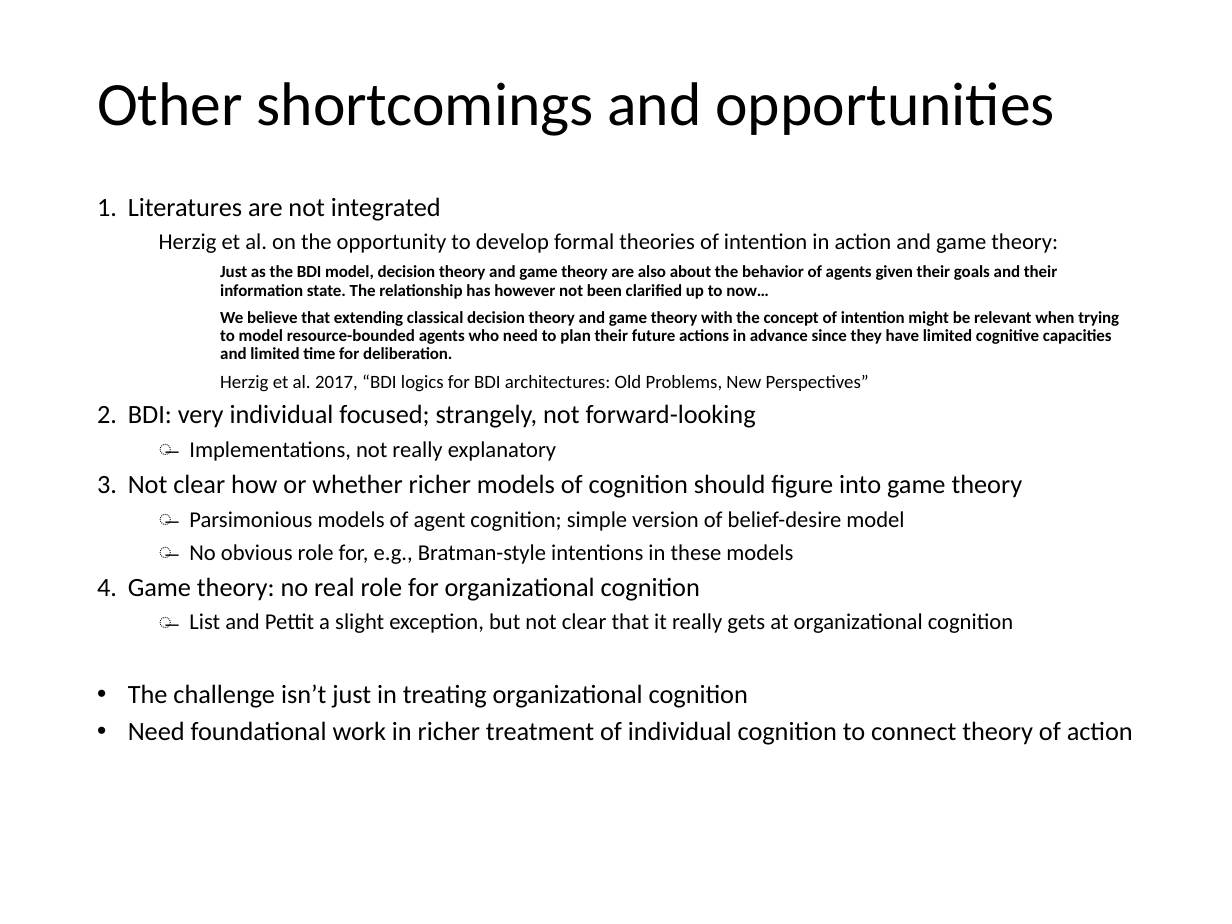
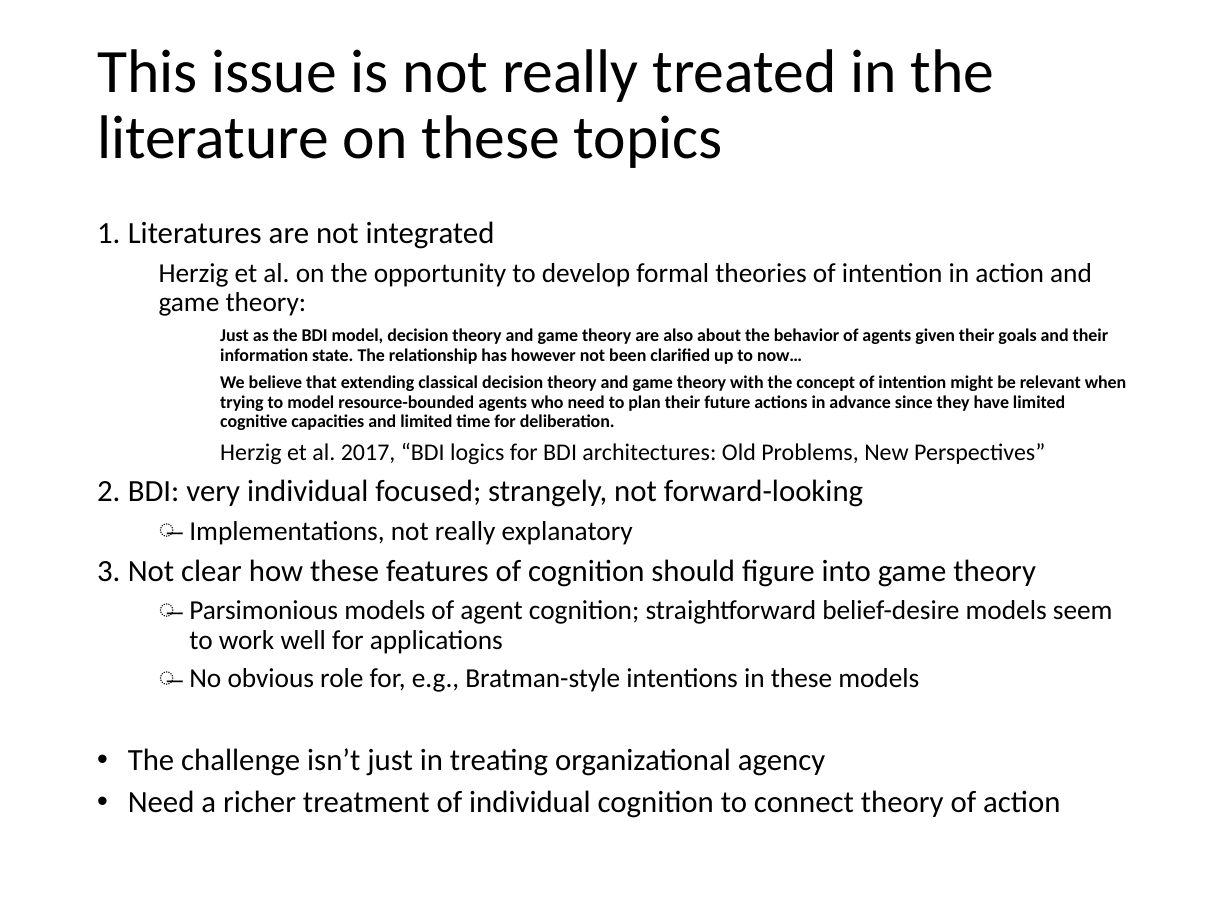
Before and after one commit to mdryall/Epstein-Ryall-Project-1, a slide deck: slide 6 of Preso_Mats/Game theory and intentions for SO2021 2.pptx. Drawn at 1232x924 pixels with LibreOffice and Linux fonts; fonts in the diff are those of the drawing. Boxes give left, top, right and bottom in pixels: in the first picture for what was removed or moved away, otherwise in the second. Text is boxed around its words. In the diff, an @@ line names an element or a change of style, - is before the commit and + after.

```diff
--- a/Preso_Mats/Game theory and intentions for SO2021 2.pptx
+++ b/Preso_Mats/Game theory and intentions for SO2021 2.pptx
@@ title at (x1=97, y1=49, x2=995, y2=168): text changed @@
-Other shortcomings and opportunities
+This issue is not really treated in the literature on these topics
@@ text "Literatures are not integrated" moved from (x1=128, y1=197, x2=1133, y2=745) to (x1=128, y1=221, x2=1126, y2=818) @@
@@ text at (x1=128, y1=221, x2=1126, y2=692): size 15.4 to 18 pt in "Literatures are not integrated", "BDI: very individual focused; strangely, not forward-looking"; size 13.2 to 16 pt in "Herzig et al. on the opportunity to ...", "Implementations, not really explanatory", "No obvious role for, e.g., Bratman-style intentions ..."; size 9.9 to 10.5 pt in "Just as the BDI model, decision theory ...", "We believe that extending classical decision theory ..."; size 11 to 14 pt in "Herzig et al. 2017, “BDI logics for ..." @@
@@ text at (x1=128, y1=559, x2=1113, y2=654): text changed; size 15.4 to 16 pt @@
-3. Not clear how or whether richer models of cognition should figure into game theory
-  ̶ Parsimonious models of agent cognition; simple version of belief-desire model
+3. Not clear how these features of cognition should figure into game theory
+  ̶ Parsimonious models of agent cognition; straightforward belief-desire models seem to work well for applications
@@ text at (x1=128, y1=748, x2=1060, y2=818): text changed; size 15.4 to 18 pt @@
-4. Game theory: no real role for organizational cognition
-  ̶ List and Pettit a slight exception, but not clear that it really gets at organizational cognition
-• The challenge isn’t just in treating organizational cognition
-• Need foundational work in richer treatment of individual cognition to connect theory of action
+• The challenge isn’t just in treating organizational agency
+• Need a richer treatment of individual cognition to connect theory of action
```
Also in this commit, not shown: 9 other slides changed, 2 slides removed.
